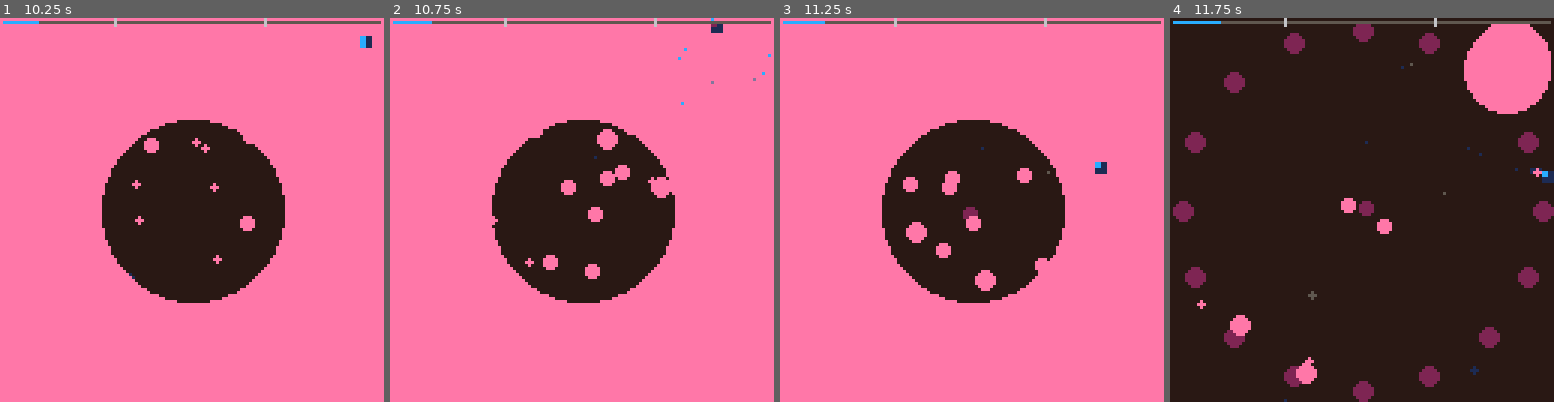
Above: before the commit, frames 1-4 (left to right).
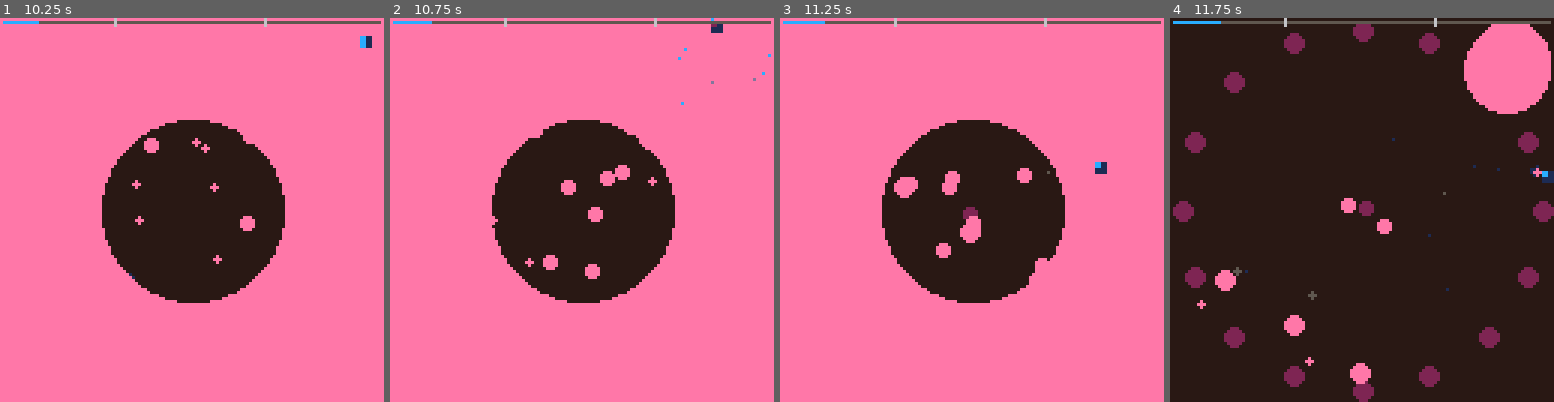
Above: after the commit, the same moments.

Repository: kastlev/tiny-shapes-and-beats
Game: PICO-8 cartridge tiny_beats_and_shapes.p8
The game is run twice, just before and just after one commit, with the same random seed, the same clock (stepped at 60 frames per second) and the same inputs.
Inputs:
- Up to frame 1 (10.25 s): tap X (X key) at 0.33, 1.07, 1.85, 2.97, 4.08, 5.2, 6.32, 7.43, 8.55, 9.67 s; tap O (Z key) at 0.7, 1.7, 2.1, 2.5, 2.9, 3.3, 3.7, 4.1, 4.5, 4.9, 5.3, 5.7, 6.1, 6.5, 6.9, 7.3, 7.7, 8.1, 8.5, 8.9, 9.3, 9.7, 10.1 s; hold Right 1.6-2.1 s; hold Up 2.15-2.42 s; hold Right 2.47-3.03 s; hold Left 3.08-3.58 s; hold Down 3.63-3.97 s; hold Right 4.02-4.68 s; hold Up 4.73-5.03 s; hold Left 5.08-5.68 s; hold Down 5.73-6.03 s; hold Right 6.08-6.58 s; hold Right 6.63-7.13 s; hold Up 7.18-7.45 s; hold Right 7.5-8.07 s; hold Left 8.12-8.62 s; hold Down 8.67-9 s; hold Right 9.05-9.72 s; hold Up 9.77-10.07 s; hold Left from 10.12 s (still down)
- Up to frame 2 (10.75 s): tap O (Z key) at 10.5 s; release Left at 10.72 s
- Up to frame 3 (11.25 s): hold Down 10.77-11.07 s; tap X (X key) at 10.78 s; tap O (Z key) at 10.9 s; hold Right from 11.12 s (still down)
- Up to frame 4 (11.75 s): tap O (Z key) at 11.3, 11.7 s; release Right at 11.62 s

Frame 1 is identical in both runs. In frame 2, 0.5% of the frame differs, in the area x 53-74%, y 28-47%; in frame 3, 0.8%; in frame 4, 1.3%, in the area x 11-97%, y 11-100%.

Commit message:
Mejorar la legibilidad del código; agregar espacios en la llamada a la función y eliminar código innecesario en la espera de patrones

Diff:
--- a/src/patterns.lua
+++ b/src/patterns.lua
@@ -5,7 +5,7 @@
   return meanwhile(function()
     fn()
     level_final_frames = level_runtime_frames
-    run"wait_for_clear/spawn_orb/wait_for_orb"
+    run "wait_for_clear/spawn_orb/wait_for_orb"
   end)
 end
 
@@ -47,8 +47,6 @@
 
 function wait_until_pattern_finished(co)
   while costatus(co) != "dead" do
-    local ok, err = coresume(co)
-    assert(ok, err)
     yield()
   end
 end
